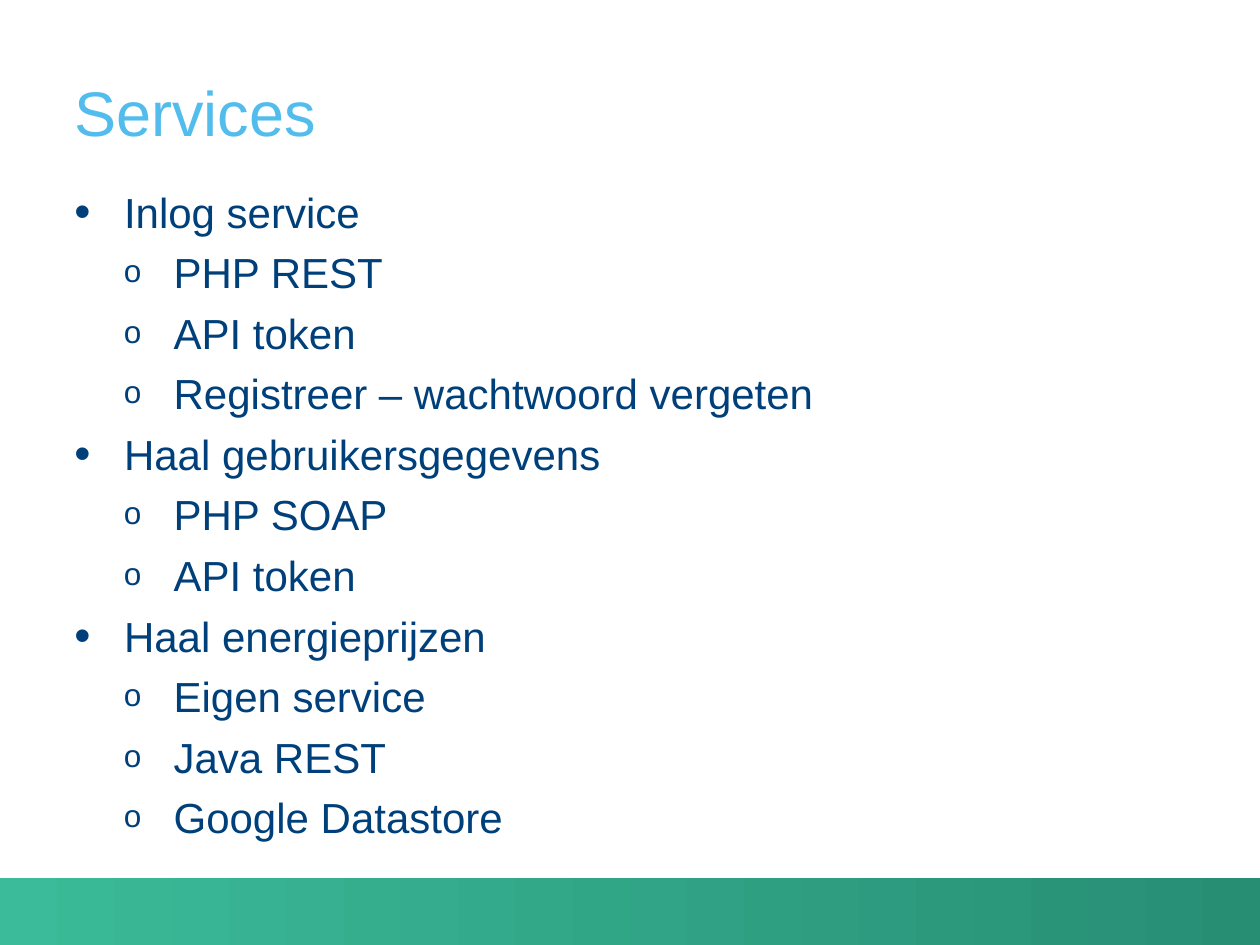
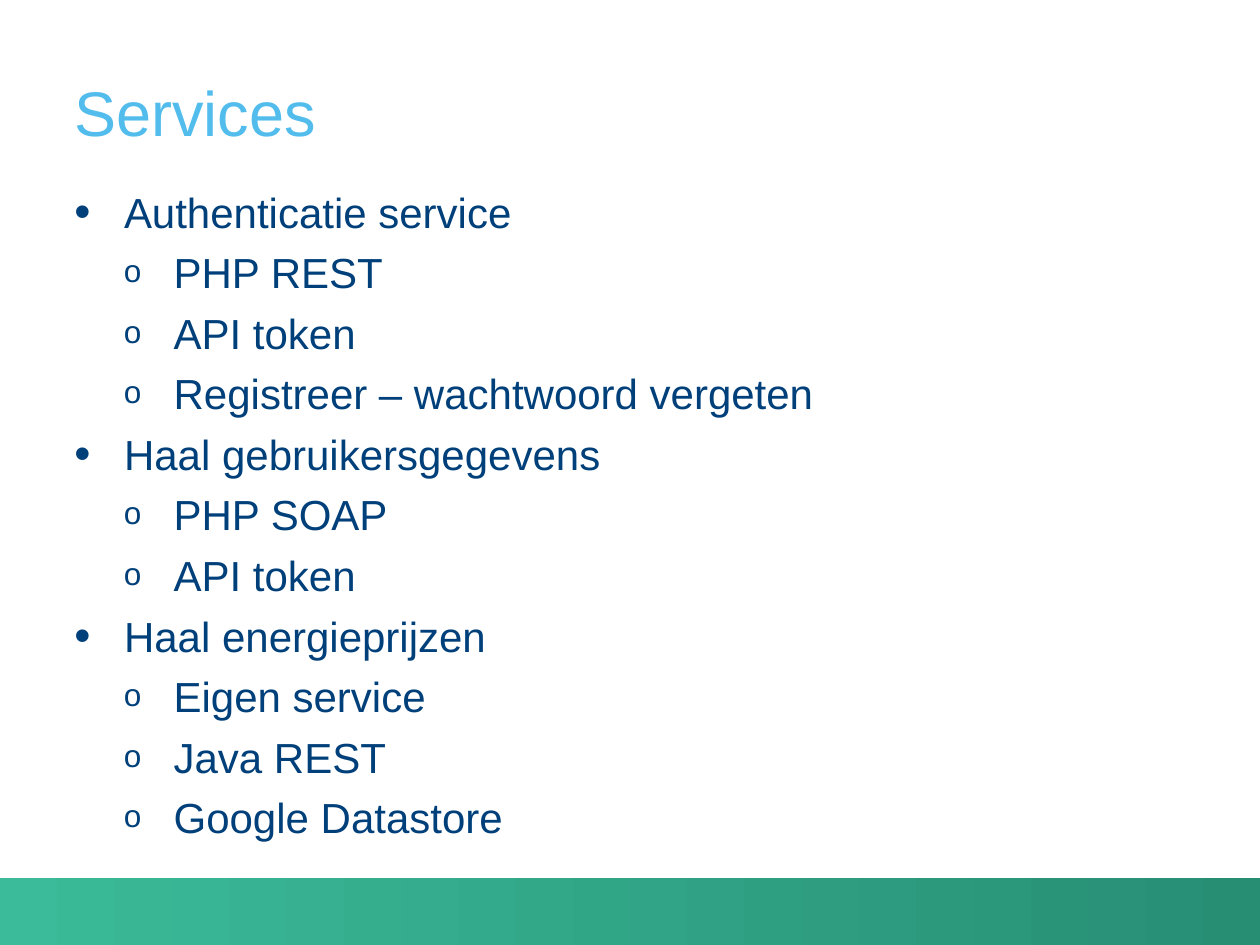
Before and after one commit to RobinMoons/soa, a slide deck: slide 4 of presentatie.pptx. Drawn at 1260x945 pixels with LibreOffice and Linux fonts; fonts in the diff are those of the drawing; background and template pictures are left out. Boxes give left, top, right and bottom in pixels: in the first picture for what was removed or moved away, otherwise in the second. Text is boxed around its words. In the diff, an @@ line names an element or a change of style, - is before the commit and + after.

```diff
--- a/presentatie.pptx
+++ b/presentatie.pptx
@@ text at (x1=124, y1=197, x2=511, y2=229): text changed @@
-• Inlog service
+• Authenticatie service
```
Also in this commit, not shown: 1 other slide changed, 1 slide added.
